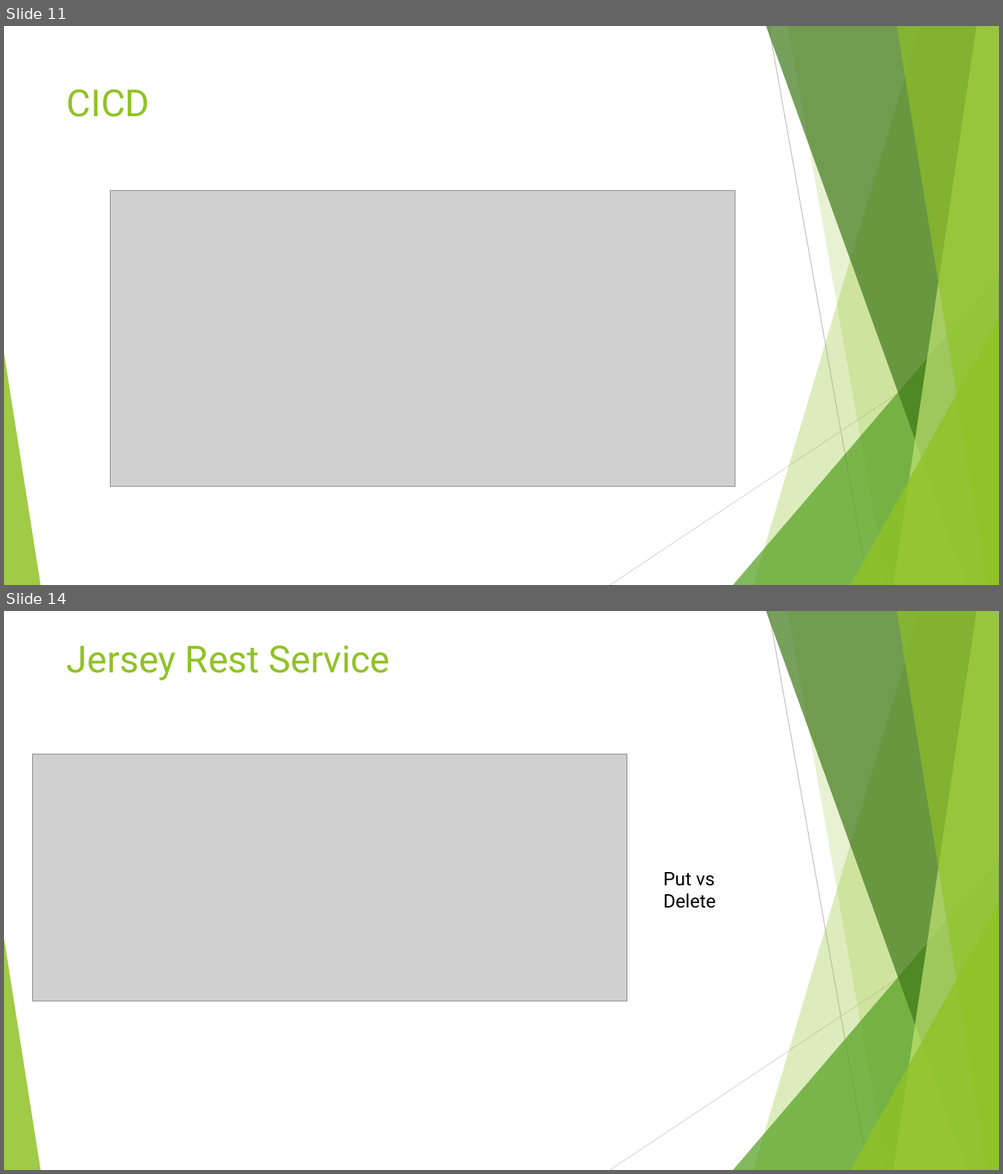
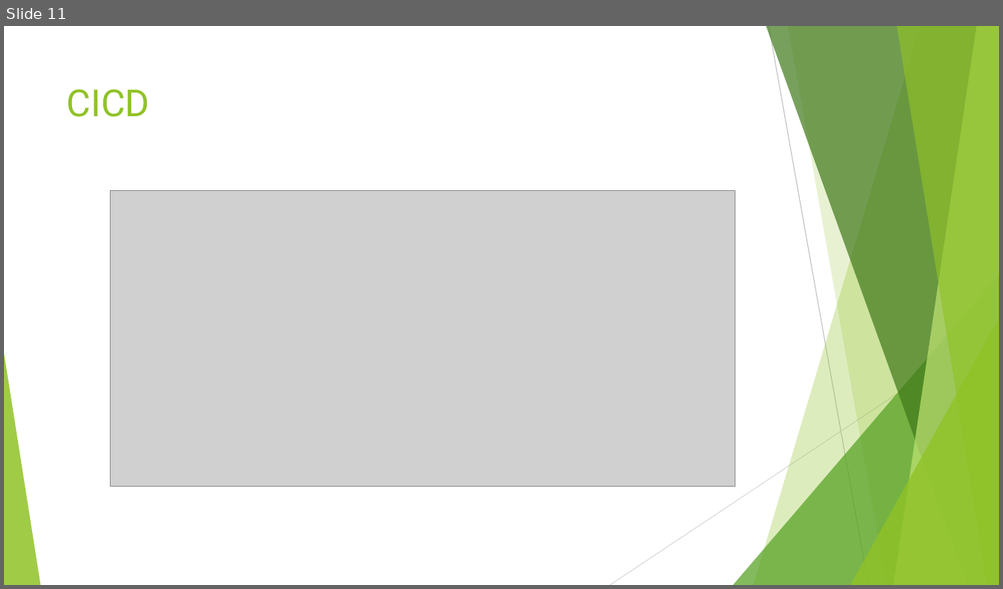
Before and after one commit to liqichen168/Course-May-2019, a slide deck: powerpoints/2_J2EE.pptx. Shown one above the other, each under a label of ours: slides 11 and 14 before the commit, slide 11 after it; the slides between them are not shown. The pictures are 1003x1174 and 1003x589 pixels, drawn with LibreOffice and Linux fonts; fonts in the diff are those of the drawing; grey boxes stand for pictures. Boxes give left, top, right and bottom in pixels: in the first picture for what was removed or moved away, otherwise in the second. Text is boxed around its words. In the diff, an @@ line names an element or a change of style, - is before the commit and + after.

```diff
--- a/powerpoints/2_J2EE.pptx
+++ b/powerpoints/2_J2EE.pptx
@@ slide 14 removed at (4,611,999,1170), background #FFFFFF; not listed: 10 template elements that a slide beside it also shows @@
@@ title removed at (67,645,390,681) @@
-Jersey Rest Service
@@ picture removed at (32,755,627,1001) @@
@@ text removed at (663,872,716,908) @@
-Put vs Delete
```
Also in this commit, not shown: 3 slides changed, 2 slides added, 4 other slides removed, 3 other files.
